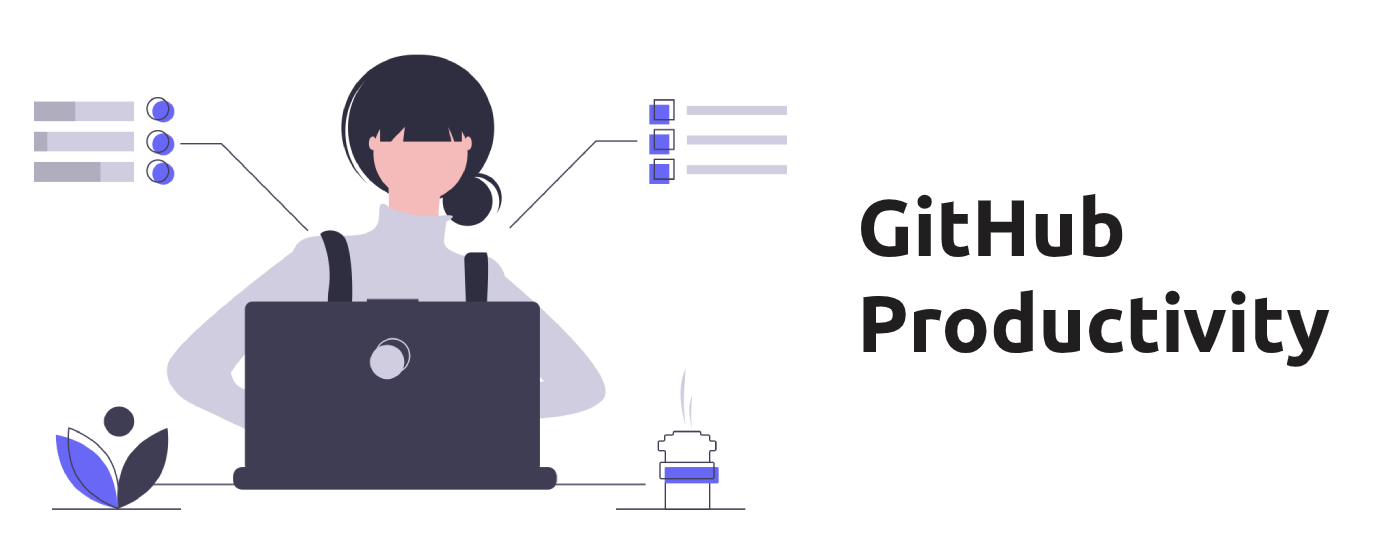
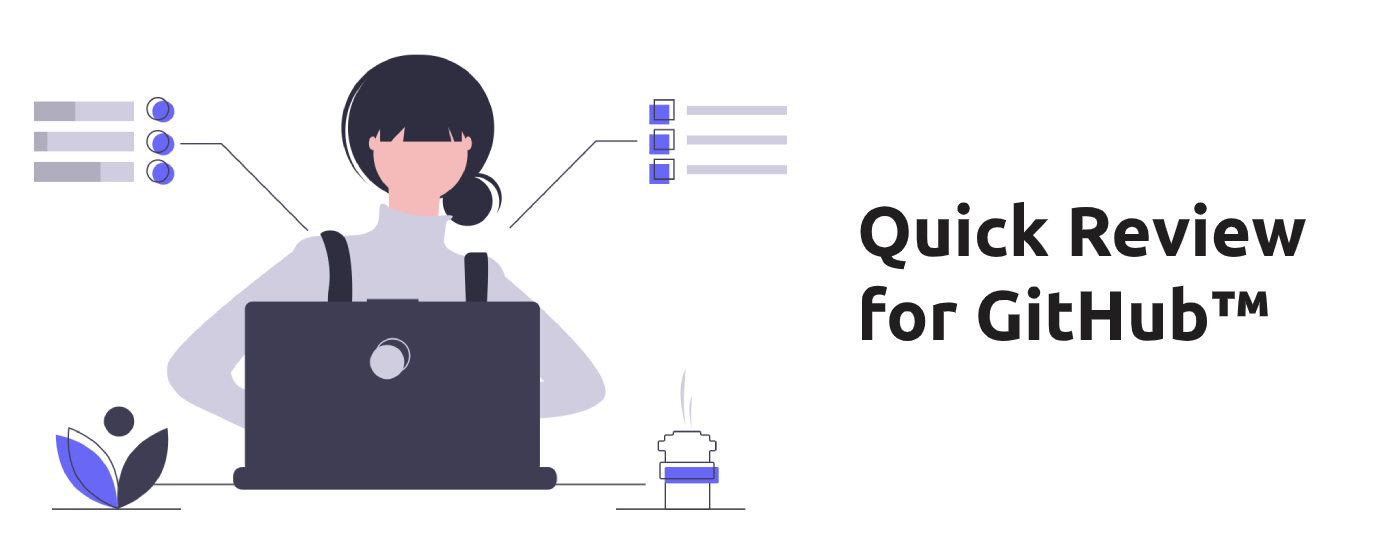
Layer changes from the first 1400px x 560px image to the second:
renamed "GitHub Productivity" to "Quick Review for GitHub™", painted on it over (860, 194, 1330, 367)
